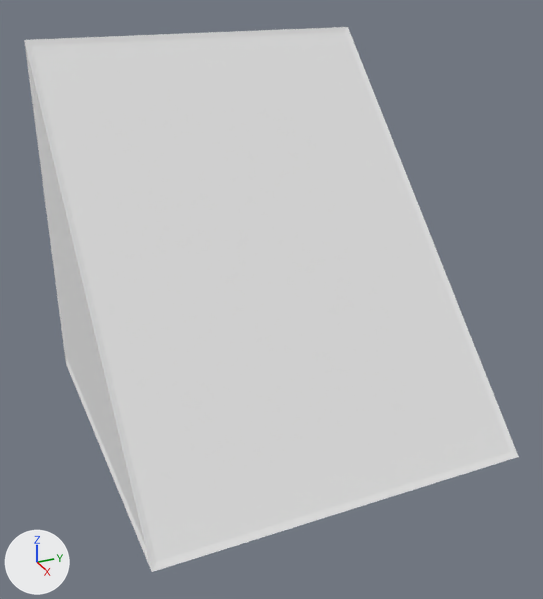
A saved change to the Blender file res/blender/shapes/slant.blend.
Camera for both pictures: a camera (50 mm lens) standing at (1.753, -0.78, 0.717) and looking at (0.06, -0.018, -0.129). The lights are fixed; the arrows at lower left show +X, +Y and +Z.

In view in the first picture: 'Shape', 'WireFrame'.
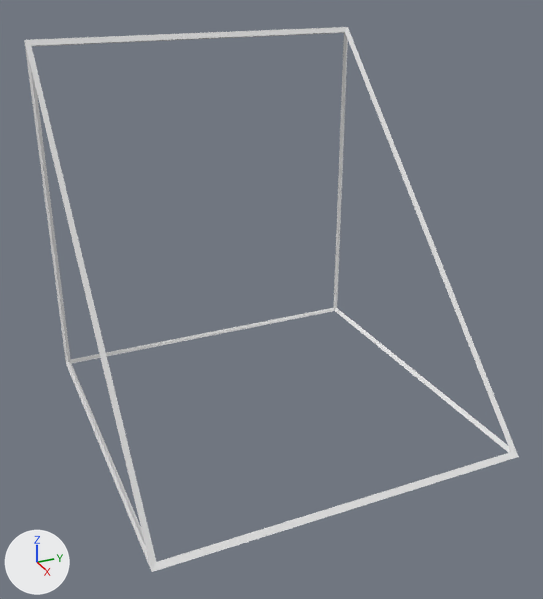
Changed parts and their boxes [x1, y1, x2, y2] in the pictures (543 x 599 px):
'Shape', hidden: before [30, 32, 511, 562]

Edits to the bpy script that builds the scene:
```text
Change ob_shape:
    add ob_shape.hide_render = True
```
